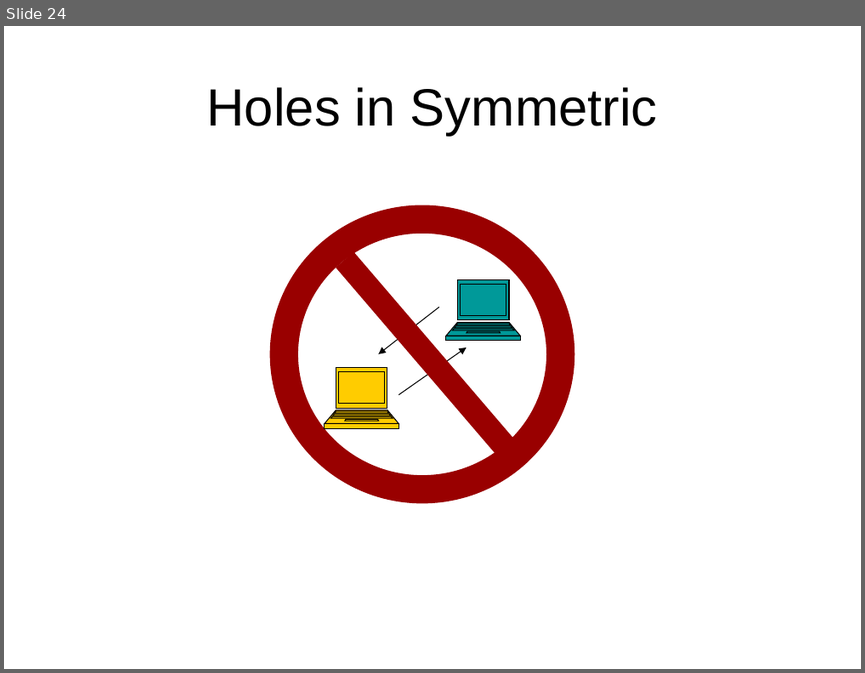
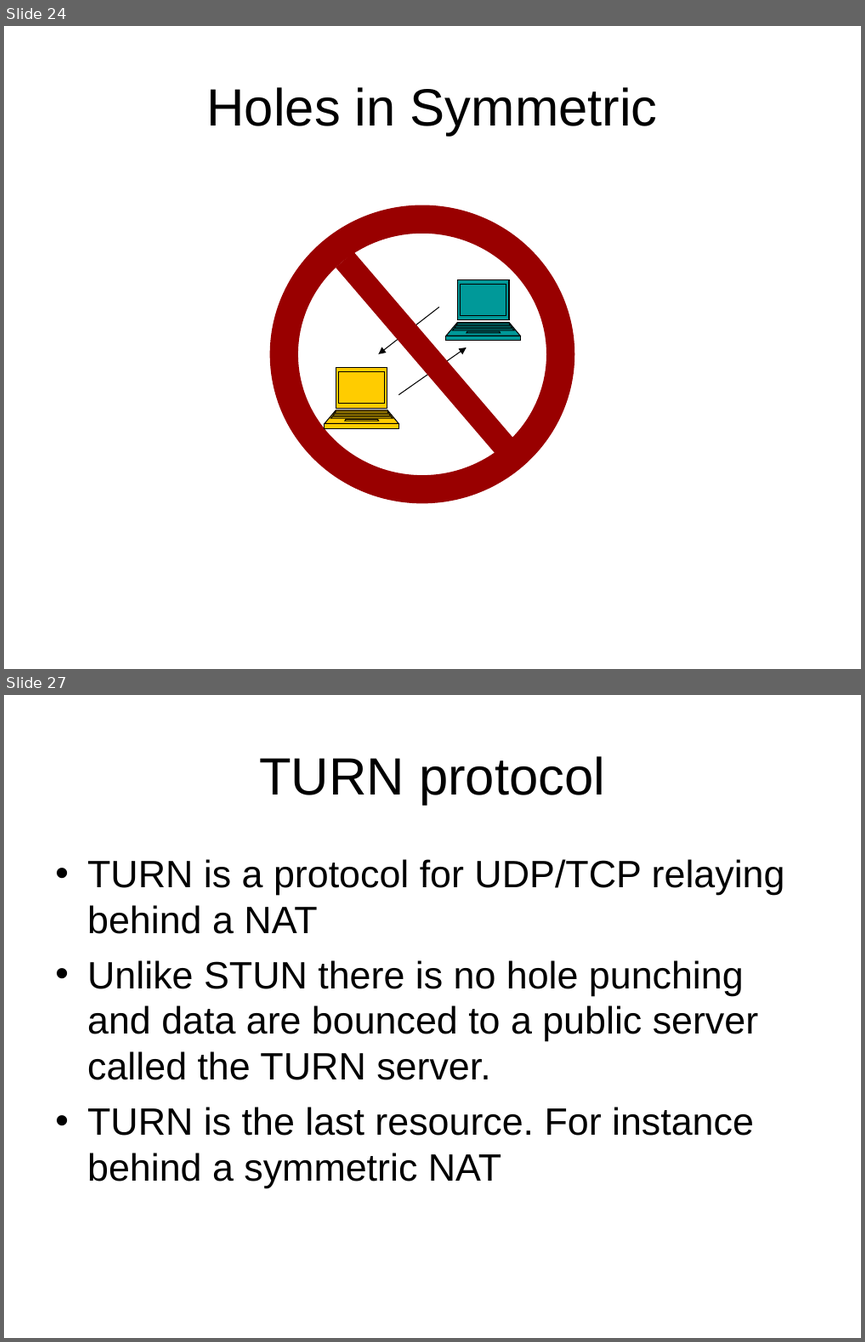
Before and after one commit to BackupTheBerlios/p2p-mentor, a slide deck: slide/nat-p2p.ppt. Shown one above the other, each under a label of ours: slide 24 before the commit, slides 24 and 27 after it; the slides between them are not shown. The pictures are 865x673 and 865x1342 pixels, drawn with LibreOffice and Linux fonts; fonts in the diff are those of the drawing. Boxes give left, top, right and bottom in pixels: in the first picture for what was removed or moved away, otherwise in the second. Text is boxed around its words. In the diff, an @@ line names an element or a change of style, - is before the commit and + after.

Commit message:
added some slides on TURN, STUN and TCP hole punching

```diff
--- a/slide/nat-p2p.ppt
+++ b/slide/nat-p2p.ppt
@@ slide 27 added at (4,695,861,1338), background #FFFFFF @@
@@ title added at (259,756,605,805), 44 pt, text #000000 @@
+TURN protocol
@@ text added at (87,859,785,1188), 32 pt, text #000000 @@
+• TURN is a protocol for UDP/TCP relaying behind a NAT
+• Unlike STUN there is no hole punching and data are bounced to a public server called the TURN server.
+• TURN is the last resource. For instance behind a symmetric NAT
```
Also in this commit, not shown: 1 slide changed, 5 other slides added, 3 slides removed.
